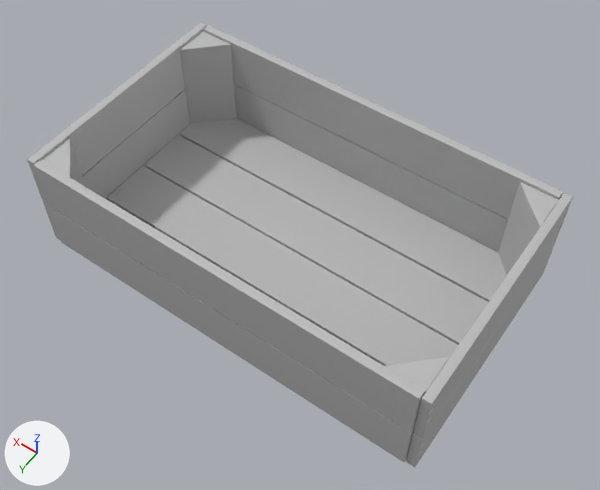
Before and after pictures for a commit that changed the FBX model Assets/Environment/Props/Crate02/SM_Crate_01.fbx.
Camera for both pictures: a 50 mm lens placed at (-0.0569, -0.0436, 0.1379), pointed at (-0.0087, -0.111, 0.0319). Lighting does not change. The marker at lower left points along +X, +Y and +Z. Where no turn or scale is listed for an object, it has been applied to the vertices.

The scene before the commit, as lines of its bpy script (objects in view):
```python
me_mesh = bpy.data.meshes.new('Mesh')
me_mesh.from_pydata(...)  # 1168 vertices, 1160 faces; spans x -0.0362..0.0362, y -0.0213..0.0213, z -0.0099..0.0099
me_mesh.materials.append(mat_lambert1)  # grey #bcbcbc
ob_polysurface53 = bpy.data.objects.new('polySurface53', me_mesh)
ob_polysurface53.location = (-0.0061, -0.1133, 0.0344)
```
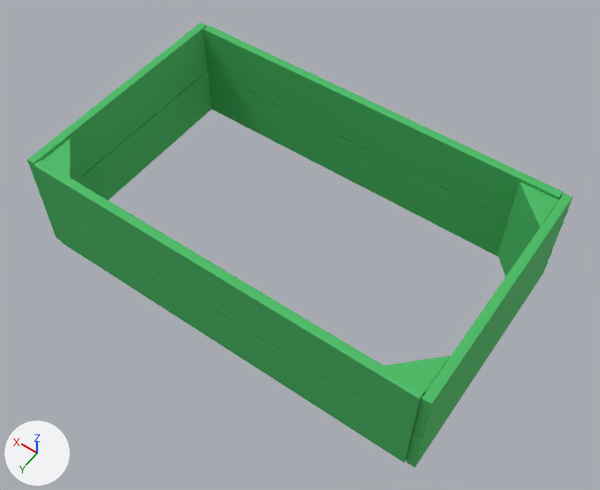
Where the newer file only moved an object's origin or applied its transform, the numbers keep the older frame.

The edits, one by one:
Material 'blinn1' (mat_blinn1) is new.
Its base color is (0.061, 0.5, 0.125) (green #46bc63).
Its roughness is 0.749.
me_mesh is used by ob_polysurface53; location (-0.0061, -0.1133, 0.0344).
me_mesh had 1168 vertices, 1160 faces and spanned x -0.0362..0.0362, y -0.0213..0.0213, z -0.0099..0.0099.
me_mesh now has 1056 vertices, 1044 faces and spans x -0.0362..0.0362, y -0.0213..0.0213, z -0.0096..0.0099.
me_mesh part 1: the loose piece of 24 vertices spanning x -0.0345..0.0345, y 0.0002..0.0098, z -0.0099..-0.0084 is deleted.
me_mesh part 2: the loose piece of 24 vertices spanning x -0.0345..0.0345, y 0.0101..0.0197, z -0.0099..-0.0084 is deleted.
me_mesh part 3: the loose piece of 24 vertices spanning x -0.0345..0.0345, y -0.0197..-0.0101, z -0.0099..-0.0084 is deleted.
me_mesh part 4: the loose piece of 24 vertices spanning x -0.0345..0.0345, y -0.0098..-0.0001, z -0.0099..-0.0084 is deleted.
me_mesh part 5: the loose piece of 16 vertices spanning x 0.0282..0.0346, y -0.0198..-0.0134, z -0.0089..0.0094 is deleted.
me_mesh part 6: 1044 faces spanning x -0.0362..0.0362, y -0.0213..0.0213, z -0.0096..0.0099 switch from mat_lambert1 (grey #bcbcbc) to mat_blinn1 (green #46bc63).

Where the change shows, as pixel boxes [x1, y1, x2, y2] in the pictures (600 x 490 px):
part 1 of me_mesh, deleted
    before: [107, 166, 458, 366]
part 2 of me_mesh, deleted
    before: [108, 200, 384, 366]
part 3 of me_mesh, deleted
    before: [180, 118, 507, 302]
part 4 of me_mesh, deleted
    before: [144, 135, 488, 345]
part 5 of me_mesh, deleted
    before: [180, 31, 237, 124]
part 6 of me_mesh, recoloured (grey to green)
    both: [27, 22, 573, 468]
